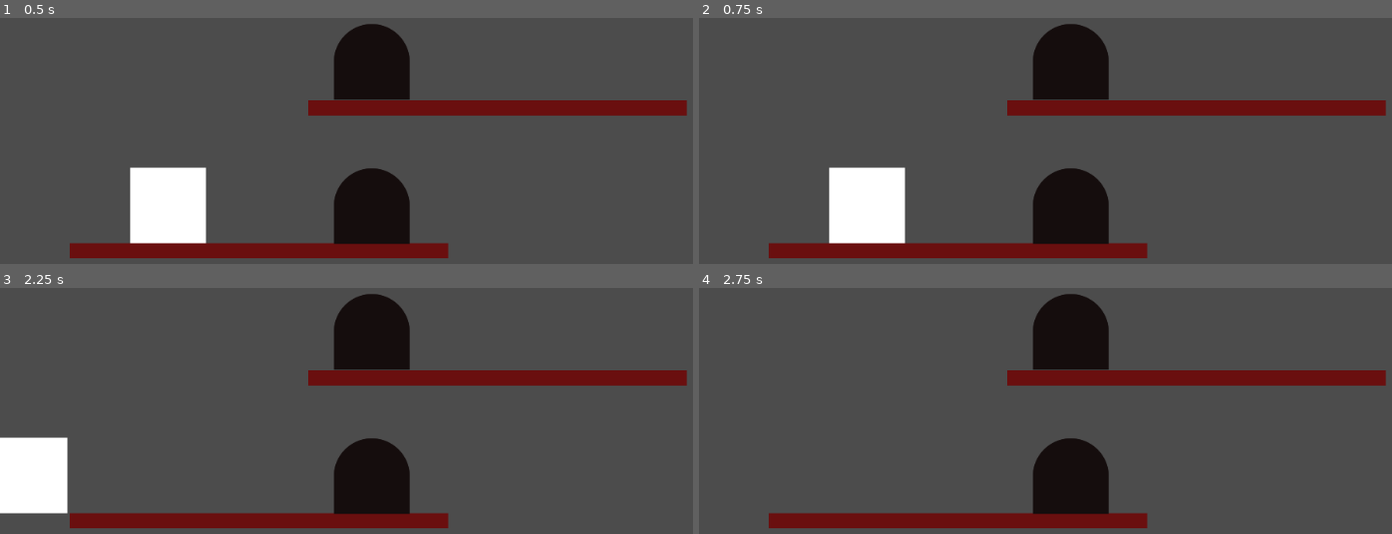
Above: before the commit, frames 1-4 (two rows, left to right).
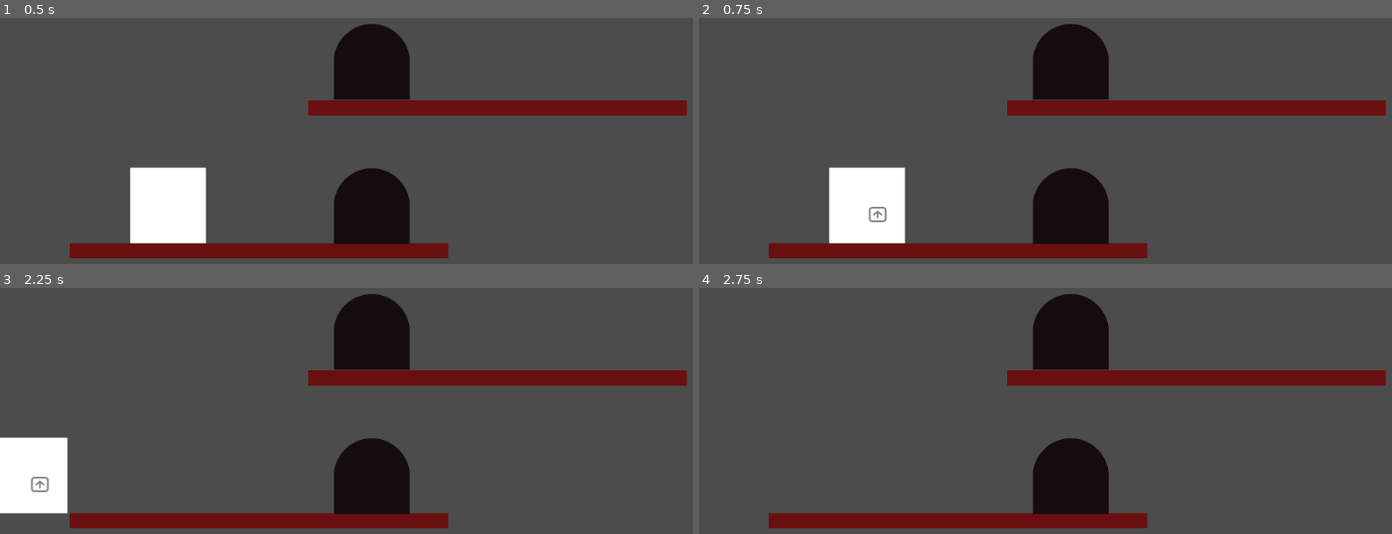
Above: after the commit, the same moments.

Repository: davesilva/ludum-dare-55
Game: Godot game, scene res://project/tests/test_room.tscn
The game is run twice, just before and just after one commit, with the same random seed, the same clock (stepped at 60 frames per second) and the same inputs. This scene is started directly instead of the project's main scene.
Inputs (mouse positions are in pixels of both pictures, inside the frame that each line leads up to):
- Up to frame 1 (0.5 s): no input
- Up to frame 2 (0.75 s): tap Enter at 0.5 s; move the mouse to (1045, 263) at 0.52 s; hold Up (ui_up) from 0.53 s (still down); tap W (primary_action) at 0.6 s; click (1045, 263) at 0.67 s
- Up to frame 3 (2.25 s): tap Space at 1.25 s; move the mouse to (623, 511) at 1.27 s; tap = (test_overlay_add) at 1.35 s; tap Enter at 2 s; move the mouse to (152, 374) at 2.02 s; release Up (ui_up) at 2.03 s; hold A (standard_move_left) from 2.03 s (still down); hold - (test_overlay_dismiss) from 2.03 s (still down)
- Up to frame 4 (2.75 s): keep holding A (standard_move_left); keep holding - (test_overlay_dismiss)

Frame 1 is identical in both runs. In frame 2, 0.1% of the frame differs, in the area x 24-28%, y 76-84%; in frame 3, less than 0.1%; in frame 4, nothing differs.

Commit message:
Proof of concept summoning only while in range

Diff:
--- a/project.godot
+++ b/project.godot
@@ -238,6 +238,11 @@
 "class": "StateMachine",
 "language": "GDScript",
 "path": "res://addons/states/state_machine.gd"
+}, {
+"base": "Node2D",
+"class": "SummoningCircle",
+"language": "GDScript",
+"path": "res://project/tests/test_summoning_circle.gd"
 }, {
 "base": "BoolSequencer",
 "class": "ToggleSequencer",
@@ -331,6 +336,7 @@
 "SpookyRoom": "",
 "State": "",
 "StateMachine": "",
+"SummoningCircle": "",
 "ToggleSequencer": "",
 "TweenFeedback": "",
 "TweenFeedback2D": "",
--- a/project/GhostSummoning/GhostSummonerComponent.gd
+++ b/project/GhostSummoning/GhostSummonerComponent.gd
@@ -1,16 +1,25 @@
 extends Node2D
 class_name GhostSummonerComponent
 
+export (bool) var is_enabled = false setget _update_enabled
+
 onready var key_combo_controller = $"%KeyComboController"
-
 
 
 var combo_dict = {
 	[KEY_LEFT, KEY_UP, KEY_DOWN, KEY_RIGHT]: preload("res://project/GhostSummoning/fake_ghost.tscn")
 }
 
+func _update_enabled(new_value: bool):
+	is_enabled = new_value
+	key_combo_controller.comboing_enabled = new_value
+
 
 func _on_KeyComboController_combo_completed(combo):
+	if not is_enabled:
+		return
+
 	if combo_dict.has(combo):
 		var ghost = combo_dict[combo].instance()
-		add_child(ghost)
+		get_tree().current_scene.add_child(ghost)
+		ghost.global_position = self.global_position
--- a/project/player_character/player_character.gd
+++ b/project/player_character/player_character.gd
@@ -9,9 +9,17 @@
 }
 
 onready var movement := $Movement as MovementComponent2D
+onready var summoning_power := $SummoningPower as GhostSummonerComponent
 onready var door_exit = Vector2.ZERO
 onready var can_travel = false
-onready var available_action = PlayerActions.NONE
+onready var available_action = PlayerActions.NONE setget action_setter
+
+
+func action_setter(new_value: int):
+	available_action = new_value
+
+	summoning_power.is_enabled = available_action == PlayerActions.SUMMON
+
 
 
 func _ready():
--- a/project/player_character/player_character_root.tscn
+++ b/project/player_character/player_character_root.tscn
@@ -1,10 +1,12 @@
-[gd_scene load_steps=7 format=2]
+[gd_scene load_steps=9 format=2]
 
 [ext_resource path="res://project/player_character/player_character.gd" type="Script" id=1]
 [ext_resource path="res://addons/basic_2d_assets/polygons/square/square_filled.png" type="Texture" id=2]
 [ext_resource path="res://addons/components/movement/speed/speed_calculator.gd" type="Script" id=3]
 [ext_resource path="res://addons/components/movement/direction/wasd_direction_calculator_2d.gd" type="Script" id=4]
 [ext_resource path="res://addons/components/movement/movement_component_2d.gd" type="Script" id=5]
+[ext_resource path="res://project/GhostSummoning/GhostSummonerComponent.gd" type="Script" id=6]
+[ext_resource path="res://project/Combo/KeyComboController.tscn" type="PackedScene" id=7]
 
 [sub_resource type="RectangleShape2D" id=1]
 extents = Vector2( 50, 50 )
@@ -33,3 +35,11 @@
 [node name="WASD" type="Node" parent="Movement"]
 script = ExtResource( 4 )
 direction_blacklist = [ "standard_move_up", "standard_move_down" ]
+
+[node name="SummoningPower" type="Node2D" parent="."]
+script = ExtResource( 6 )
+
+[node name="KeyComboController" parent="SummoningPower" instance=ExtResource( 7 )]
+unique_name_in_owner = true
+
+[connection signal="combo_completed" from="SummoningPower/KeyComboController" to="SummoningPower" method="_on_KeyComboController_combo_completed"]
--- /dev/null
+++ b/project/tests/summoning_test_room.tscn
@@ -0,0 +1,18 @@
+[gd_scene load_steps=4 format=2]
+
+[ext_resource path="res://project/tests/test_floor.tscn" type="PackedScene" id=1]
+[ext_resource path="res://project/player_character/player_character_root.tscn" type="PackedScene" id=2]
+[ext_resource path="res://project/tests/test_summoning_circle.tscn" type="PackedScene" id=3]
+
+[node name="SummoningTestRoom" type="Node2D"]
+
+[node name="TestFloor" parent="." instance=ExtResource( 1 )]
+modulate = Color( 0.54902, 0.180392, 0.180392, 1 )
+position = Vector2( 501, 540 )
+scale = Vector2( 10, 0.2 )
+
+[node name="PlayerCharacterRoot" parent="." instance=ExtResource( 2 )]
+position = Vector2( 175, 256 )
+
+[node name="TestSummoningCircle" parent="." instance=ExtResource( 3 )]
+position = Vector2( 704, 459 )
--- /dev/null
+++ b/project/tests/test_summoning_circle.gd
@@ -0,0 +1,15 @@
+extends Node2D
+class_name SummoningCircle
+
+
+func _on_Area2D_body_entered(body):
+	if body.is_in_group("Player"):
+		var player = body as PlayerCharacter
+		player.available_action = PlayerCharacter.PlayerActions.SUMMON
+		player.can_travel = false
+
+
+func _on_Area2D_body_exited(body):
+	if body.is_in_group("Player"):
+		var player = body as PlayerCharacter
+		player.available_action = PlayerCharacter.PlayerActions.NONE
--- /dev/null
+++ b/project/tests/test_summoning_circle.tscn
@@ -0,0 +1,37 @@
+[gd_scene load_steps=7 format=2]
+
+[ext_resource path="res://addons/basic_2d_assets/polygons/circle/circle_light.png" type="Texture" id=1]
+[ext_resource path="res://addons/basic_2d_assets/polygons/star/star_light.png" type="Texture" id=2]
+[ext_resource path="res://project/tests/test_summoning_circle.gd" type="Script" id=3]
+[ext_resource path="res://addons/transformers/rotation/spinner.gd" type="Script" id=4]
+[ext_resource path="res://addons/transformers/rotation/spin_stop_calculator.gd" type="Script" id=5]
+
+[sub_resource type="CircleShape2D" id=1]
+radius = 50.0
+
+[node name="TestSummoningCircle" type="Node2D"]
+modulate = Color( 1, 0.176471, 0.176471, 1 )
+script = ExtResource( 3 )
+
+[node name="Area2D" type="Area2D" parent="."]
+
+[node name="CollisionShape2D" type="CollisionShape2D" parent="Area2D"]
+shape = SubResource( 1 )
+
+[node name="Star" type="Sprite" parent="."]
+rotation = 3.14159
+texture = ExtResource( 2 )
+
+[node name="Circle" type="Sprite" parent="."]
+texture = ExtResource( 1 )
+
+[node name="spinner" type="Node" parent="."]
+script = ExtResource( 4 )
+target_path = NodePath("..")
+stop_calculator = NodePath("calculator")
+
+[node name="calculator" type="Node" parent="spinner"]
+script = ExtResource( 5 )
+
+[connection signal="body_entered" from="Area2D" to="." method="_on_Area2D_body_entered"]
+[connection signal="body_exited" from="Area2D" to="." method="_on_Area2D_body_exited"]
Not shown, changed: addons/transformers/rotation/spinner.gd
